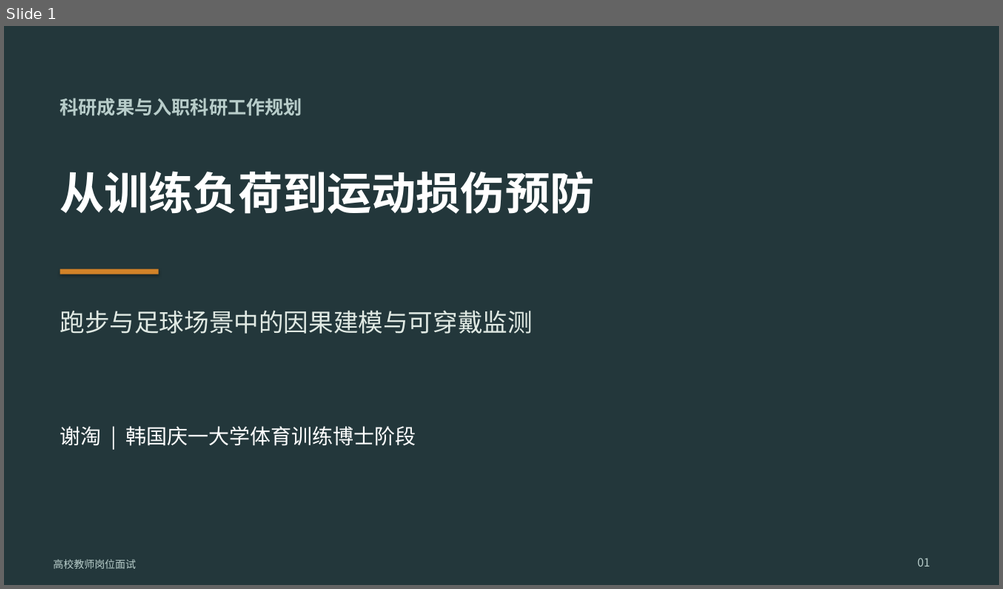
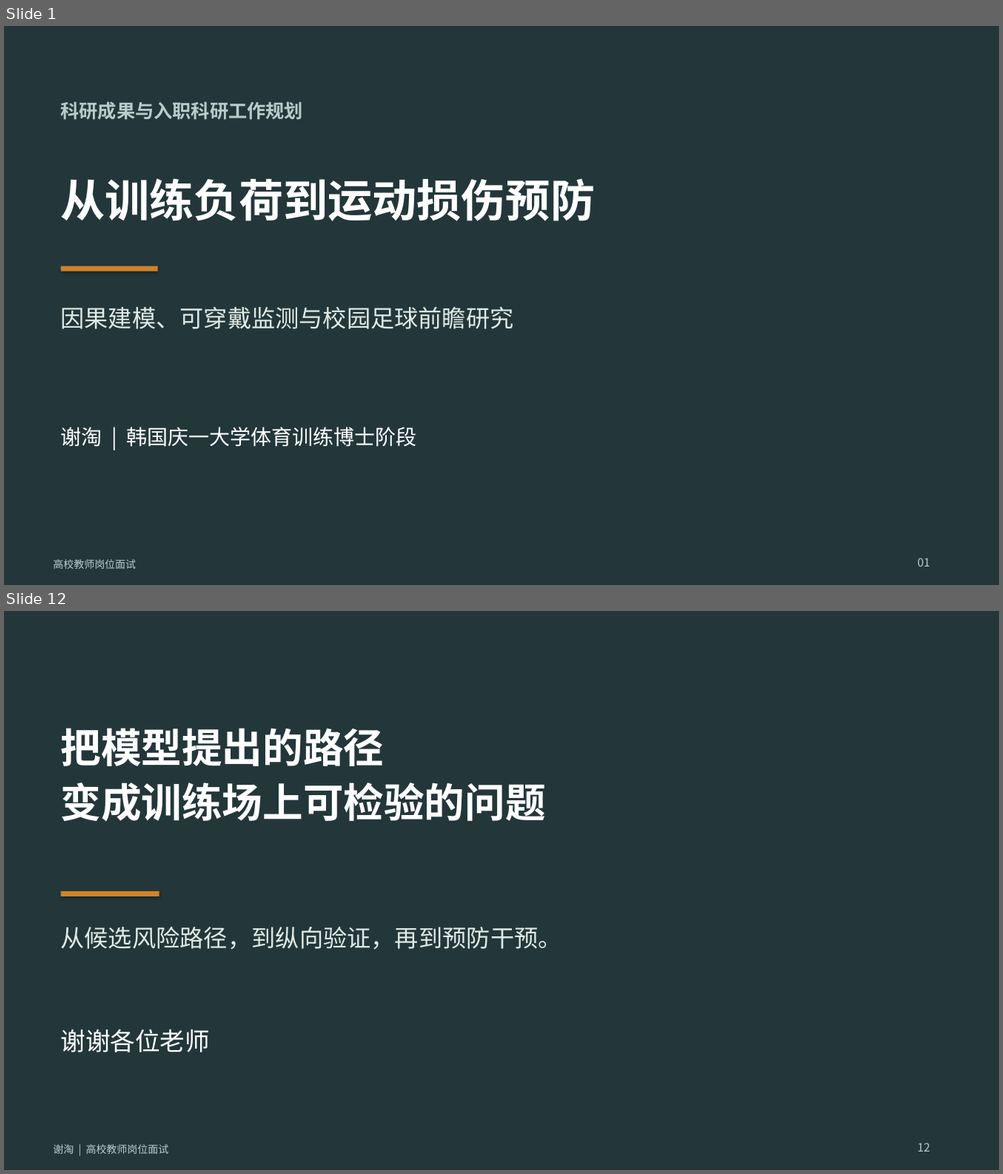
Before and after one commit to TaoXyjammy/DoctorLecture, a slide deck: 谢淘-高校面试科研汇报.pptx. Shown one above the other, each under a label of ours: slide 1 before the commit, slides 1 and 12 after it; the slides between them are not shown. The pictures are 1003x589 and 1003x1174 pixels, drawn with LibreOffice and Linux fonts; fonts in the diff are those of the drawing. Boxes give left, top, right and bottom in pixels: in the first picture for what was removed or moved away, otherwise in the second. Text is boxed around its words. In the diff, an @@ line names an element or a change of style, - is before the commit and + after.

```diff
--- a/谢淘-高校面试科研汇报.pptx
+++ b/谢淘-高校面试科研汇报.pptx
@@ slide 12 added at (x1=4, y1=611, x2=999, y2=1170), background #23373B @@
@@ text added at (x1=61, y1=728, x2=546, y2=822), 39 pt, text #FFFFFF, bold @@
+把模型提出的路径
+变成训练场上可检验的问题
@@ rectangle added at (x1=61, y1=891, x2=159, y2=897), fill #D28228 @@
@@ text added at (x1=61, y1=927, x2=562, y2=949), 23 pt, text #E1EAE4 @@
+从候选风险路径，到纵向验证，再到预防干预。
@@ text added at (x1=61, y1=1029, x2=210, y2=1053), 24 pt, text #FFFFFF @@
+谢谢各位老师
@@ text added at (x1=917, y1=1143, x2=930, y2=1152), 11 pt, text #B8CDCA @@
+12
@@ text added at (x1=53, y1=1145, x2=169, y2=1154), 10 pt, text #B8CDCA @@
+谢淘 | 高校教师岗位面试
@@ slide 1 changed as well @@
@@ text "科研成果与入职科研工作规划" moved from (x1=60, y1=98, x2=303, y2=116) to (x1=61, y1=101, x2=304, y2=119) @@
@@ text "从训练负荷到运动损伤预防" moved from (x1=60, y1=171, x2=595, y2=214) to (x1=61, y1=178, x2=595, y2=221) @@
@@ rectangle moved from (x1=60, y1=269, x2=159, y2=275) to (x1=61, y1=266, x2=158, y2=272) @@
@@ text at (x1=61, y1=307, x2=514, y2=329): text changed; size 24 to 23 pt @@
-跑步与足球场景中的因果建模与可穿戴监测
+因果建模、可穿戴监测与校园足球前瞻研究
```
Also in this commit, not shown: 6 other slides changed, 9 other slides added, 4 slides removed.
